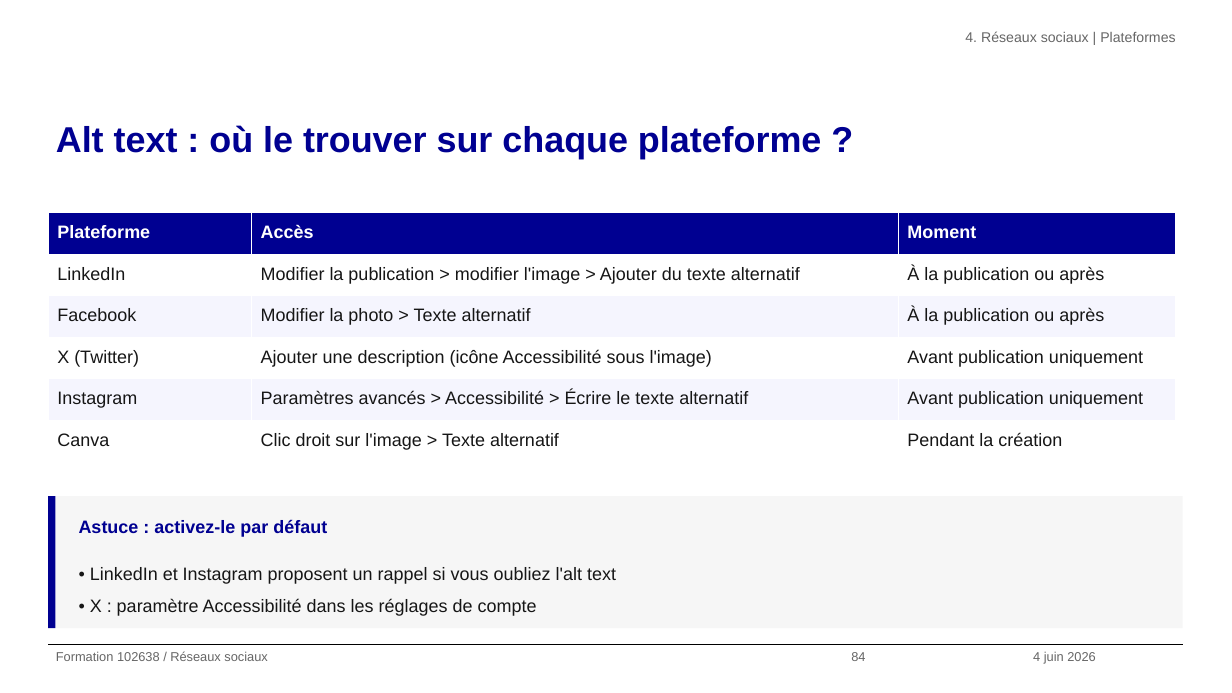
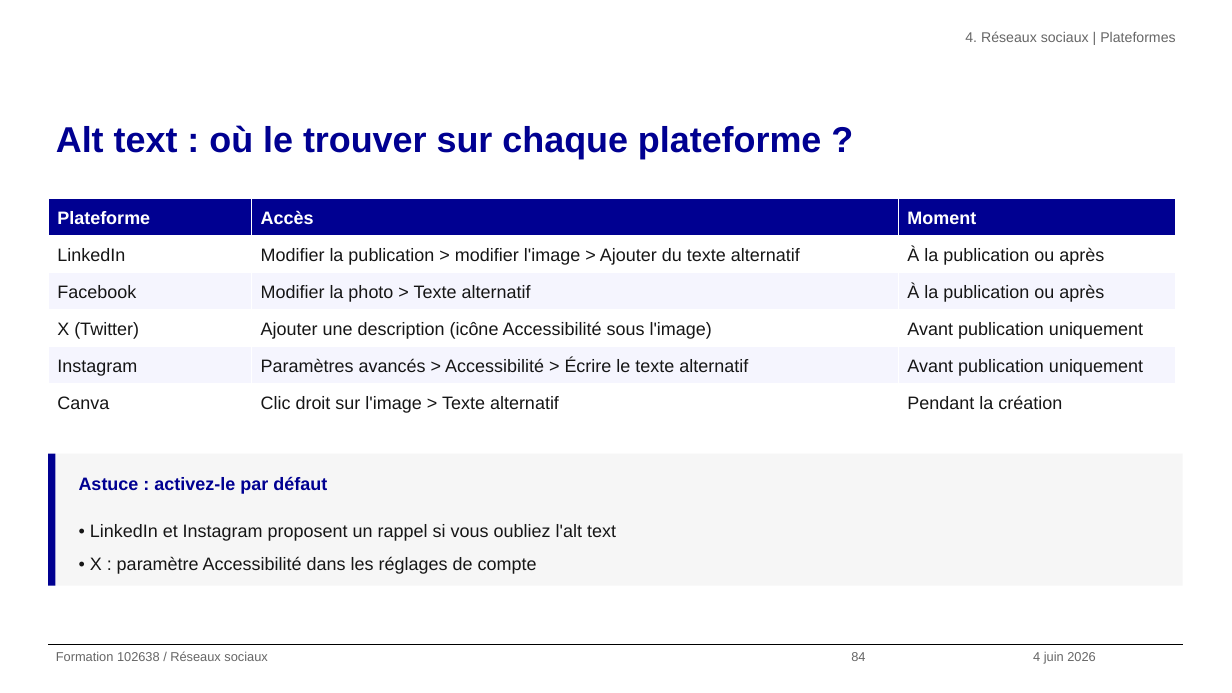
Before and after one commit to alexandra-guiderdoni/usine-fabrication-igpde-102846-ay11, a slide deck: slide 84 of formation-102638-juin-2026.pptx. Drawn at 1232x693 pixels with LibreOffice and Linux fonts; fonts in the diff are those of the drawing; background and template pictures are left out. Boxes give left, top, right and bottom in pixels: in the first picture for what was removed or moved away, otherwise in the second. Text is boxed around its words. In the diff, an @@ line names an element or a change of style, - is before the commit and + after.

```diff
--- a/formation-102638-juin-2026.pptx
+++ b/formation-102638-juin-2026.pptx
@@ table: place and size @@
-table at [48,213,1176,462]
+table at [48,199,1176,421]
@@ 2 rectangles, 1 text: place and size @@
-2 rectangles, 1 text at [48,496,1183,628]
+2 rectangles, 1 text at [48,454,1183,586]
@@ text "Astuce : activez-le par défaut": place and size @@
-text "Astuce : activez-le par défaut" at [79,519,327,537]
+text "Astuce : activez-le par défaut" at [79,477,327,494]
```
Also in this commit, not shown: 17 other slides changed, 29 other files.
